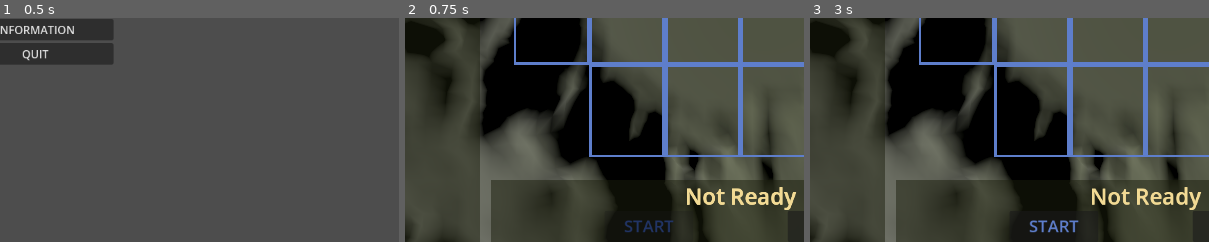
Above: before the commit, frames 1-3 (left to right).
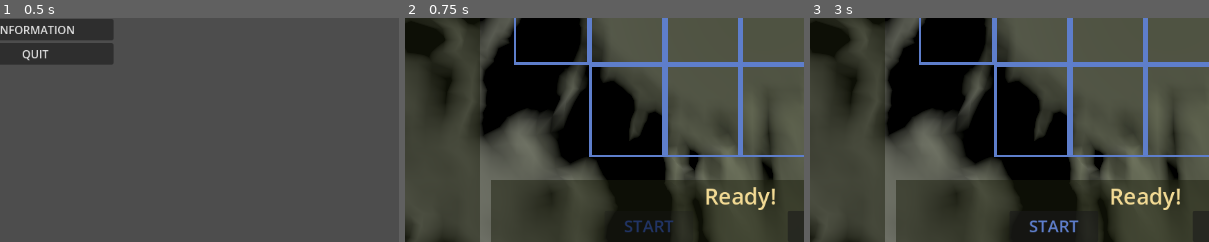
Above: after the commit, the same moments.

Repository: gshadows/Defence-of-Five
Game: Godot game, scene res://main.tscn
The game is run twice, just before and just after one commit, with the same random seed, the same clock (stepped at 60 frames per second) and the same inputs.
Inputs (mouse positions are % of the whole screen's width and height, from its top left):
- Up to frame 1 (0.5 s): no input
- Up to frame 2 (0.75 s): click "START" at 0.5 s
- Up to frame 3 (3 s): click "Single Gun (5)" at 1.25 s; click "Single Gun (5)" at 2 s; click (36, 29) at 2.75 s
The pictures show only the part of the screen within x 8-58%, y 50-100%; the shares and areas given below are measured in that part.

Frame 1 is identical in both runs. In frame 2, 1.2% of the frame differs, in the area x 70-98%, y 75-86%; in frame 3, 1.2%.

Commit message:
Rename "top view planner" to "mission planner". Fix wrong footer text.

Diff:
--- a/maps/map-01.tscn
+++ b/maps/map-01.tscn
@@ -3,7 +3,7 @@
 [ext_resource type="Script" path="res://maps/map-01.gd" id="1_jatko"]
 [ext_resource type="PackedScene" uid="uid://dyf75pk8uh8b7" path="res://objects/landscape/landscape.tscn" id="1_ke4h4"]
 [ext_resource type="Environment" uid="uid://n4nlchsj7tv7" path="res://config/enviroment_day.tres" id="1_x6fik"]
-[ext_resource type="PackedScene" uid="uid://dt08fx6a1pu5a" path="res://objects/top_view_planner.tscn" id="3_xldbd"]
+[ext_resource type="PackedScene" uid="uid://dt08fx6a1pu5a" path="res://objects/mission_planner/mission_planner.tscn" id="3_xldbd"]
 
 [node name="Map01" type="Node3D"]
 process_mode = 1
@@ -19,14 +19,14 @@
 
 [node name="landscape" parent="." instance=ExtResource("1_ke4h4")]
 
-[node name="TopViewPlanner" parent="." instance=ExtResource("3_xldbd")]
+[node name="MissionPlanner" parent="." instance=ExtResource("3_xldbd")]
 transform = Transform3D(1, 0, 0, 0, 1, 0, 0, 0, 1, -15.645, 112.112, -10.8553)
 
-[node name="PlannerSun" type="DirectionalLight3D" parent="TopViewPlanner"]
+[node name="PlannerSun" type="DirectionalLight3D" parent="MissionPlanner"]
 transform = Transform3D(-0.232679, -0.40729, -0.883162, 0.0792604, -0.913006, 0.400172, -0.969318, 0.0231118, 0.244719, 15.645, -73.2338, 10.8553)
 light_energy = 6.657
 light_indirect_energy = 0.0
 light_volumetric_fog_energy = 0.0
 
-[connection signal="quit" from="TopViewPlanner" to="." method="_on_top_view_planner_quit"]
-[connection signal="start" from="TopViewPlanner" to="." method="_on_top_view_planner_start"]
+[connection signal="quit" from="MissionPlanner" to="." method="_on_top_view_planner_quit"]
+[connection signal="start" from="MissionPlanner" to="." method="_on_top_view_planner_start"]
--- a/objects/top_view_planner.tscn
+++ b/objects/mission_planner/mission_planner.tscn
@@ -1,8 +1,8 @@
 [gd_scene load_steps=8 format=3 uid="uid://dt08fx6a1pu5a"]
 
-[ext_resource type="Script" path="res://objects/top_view_planner.gd" id="1_2kku7"]
-[ext_resource type="Texture2D" uid="uid://cj87j7pmkn4on" path="res://sprites/turret_1.png" id="2_o1m6v"]
-[ext_resource type="Texture2D" uid="uid://cfhpoifxewrv" path="res://sprites/emi_gen.png" id="3_fa00a"]
+[ext_resource type="Script" path="res://objects/mission_planner/mission_planner.gd" id="1_81h8s"]
+[ext_resource type="Texture2D" uid="uid://cj87j7pmkn4on" path="res://sprites/turret_1.png" id="2_6bpic"]
+[ext_resource type="Texture2D" uid="uid://cfhpoifxewrv" path="res://sprites/emi_gen.png" id="3_ifrdv"]
 
 [sub_resource type="LabelSettings" id="LabelSettings_uo52u"]
 font_size = 32
@@ -22,8 +22,8 @@
 font_size = 24
 font_color = Color(0.94902, 0.854902, 0.580392, 1)
 
-[node name="TopViewPlanner" type="Node3D"]
-script = ExtResource("1_2kku7")
+[node name="MissionPlanner" type="Node3D"]
+script = ExtResource("1_81h8s")
 
 [node name="Camera3D" type="Camera3D" parent="."]
 transform = Transform3D(1, 0, 0, 0, -4.37114e-08, 1, 0, -1, -4.37114e-08, 0, 1, 0)
@@ -609,6 +609,7 @@
 
 [node name="FooterNotReady" type="Label" parent="FooterRect"]
 unique_name_in_owner = true
+visible = false
 layout_mode = 1
 anchors_preset = 15
 anchor_right = 1.0
@@ -627,19 +628,20 @@
 anchor_bottom = 1.0
 grow_horizontal = 2
 grow_vertical = 2
-text = "NOT_READY"
+text = "READY"
 label_settings = SubResource("LabelSettings_uo52u")
 horizontal_alignment = 1
 
 [node name="FooterGameOver" type="Label" parent="FooterRect"]
 unique_name_in_owner = true
-layout_mode = 1
-anchors_preset = 15
-anchor_right = 1.0
-anchor_bottom = 1.0
-grow_horizontal = 2
-grow_vertical = 2
-text = "NOT_READY"
+visible = false
+layout_mode = 1
+anchors_preset = 15
+anchor_right = 1.0
+anchor_bottom = 1.0
+grow_horizontal = 2
+grow_vertical = 2
+text = "GAME_OVER"
 label_settings = SubResource("LabelSettings_uo52u")
 horizontal_alignment = 1
 
Renamed: objects/top_view_planner.gd -> objects/mission_planner/mission_planner.gd
Not shown: 2 places in objects/mission_planner/mission_planner.tscn that only renumber resources
